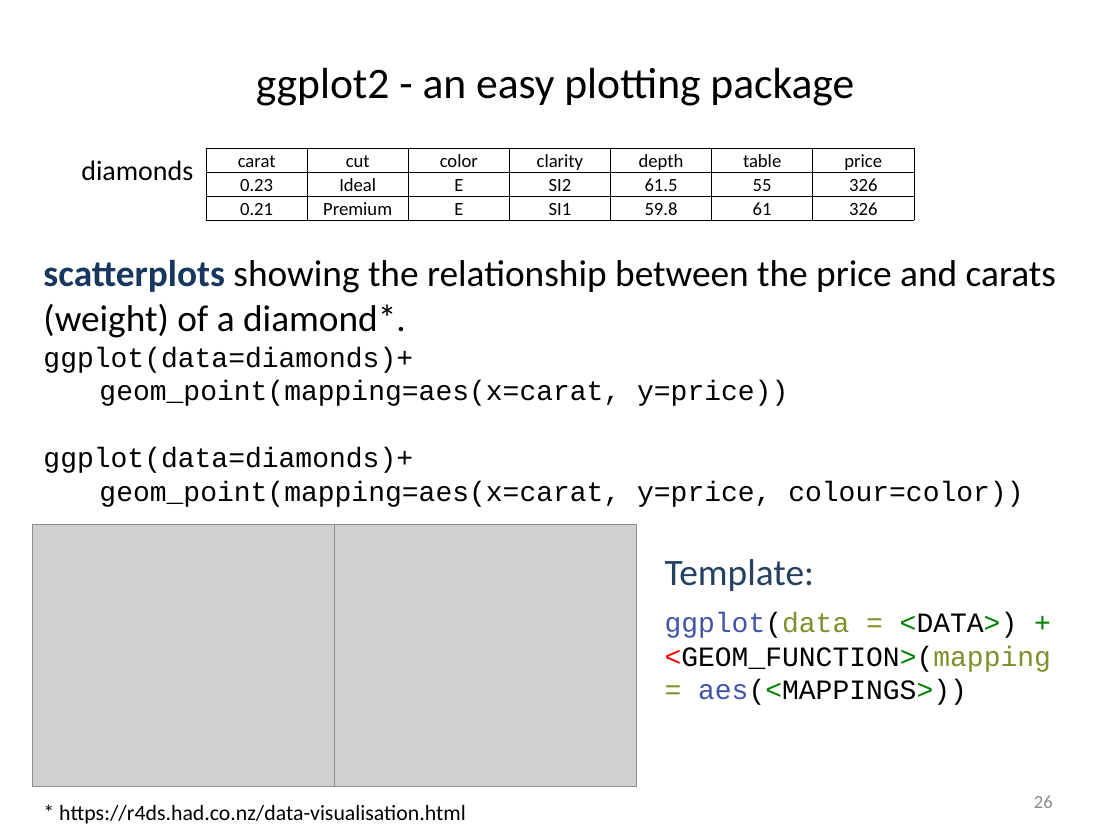
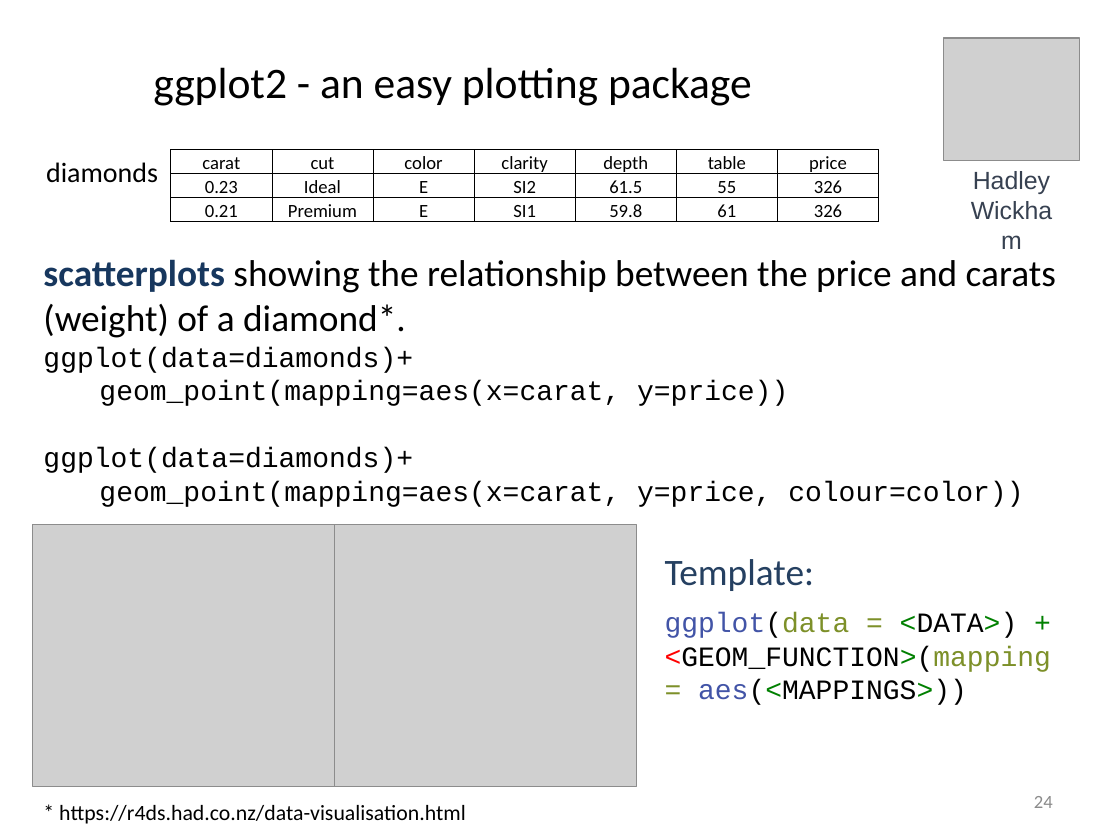
Before and after one commit to liu3zhenlab/teaching, a slide deck: slide 24 of PLPTH813Bioinformatis/2023/lectures/lecture04_R.pptx (slide 26 before the commit). Drawn at 1120x840 pixels with LibreOffice and Linux fonts; fonts in the diff are those of the drawing; grey boxes stand for pictures. Boxes give left, top, right and bottom in pixels: in the first picture for what was removed or moved away, otherwise in the second. Text is boxed around its words. In the diff, an @@ line names an element or a change of style, - is before the commit and + after.

```diff
--- a/PLPTH813Bioinformatis/2023/lectures/lecture04_R.pptx
+++ b/PLPTH813Bioinformatis/2023/lectures/lecture04_R.pptx
@@ title "ggplot2 - an easy plotting ...": place and size @@
-title "ggplot2 - an easy plotting ..." at bbox=[256, 67, 854, 106]
+title "ggplot2 - an easy plotting ..." at bbox=[153, 67, 752, 106]
@@ picture added at bbox=[944, 38, 1080, 160] @@
@@ text "diamonds": place and size @@
-text "diamonds" at bbox=[81, 160, 193, 181]
+text "diamonds" at bbox=[46, 162, 158, 183]
@@ table: place and size @@
-table at bbox=[206, 148, 912, 225]
+table at bbox=[171, 150, 877, 226]
@@ text added at bbox=[973, 171, 1050, 194], 16 pt, text #374151 @@
+Hadley
+Wickham
@@ page number at bbox=[1034, 796, 1053, 808]: text changed @@
-26
+24
```
Also in this commit, not shown: 10 other slides changed, 2 slides removed.
